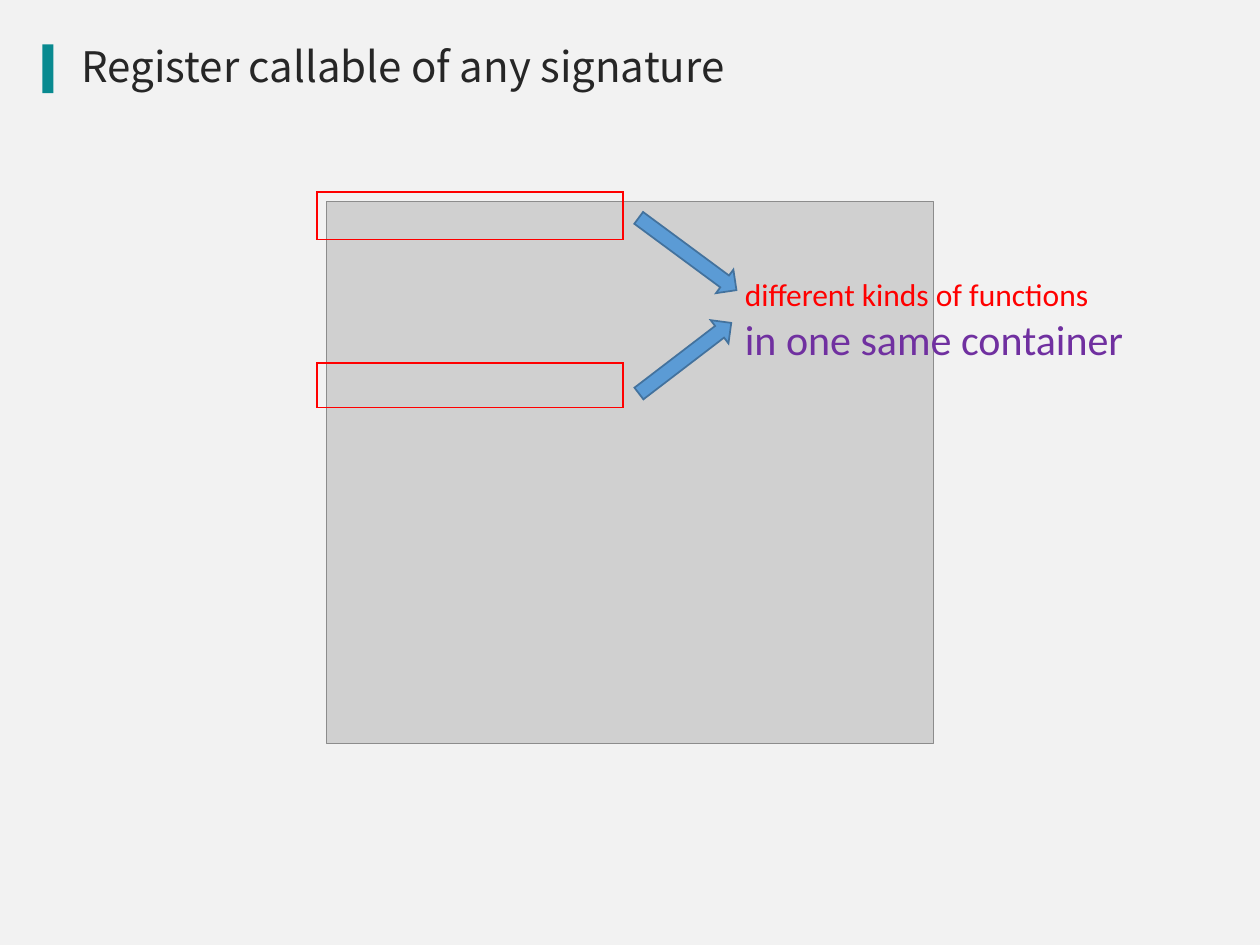
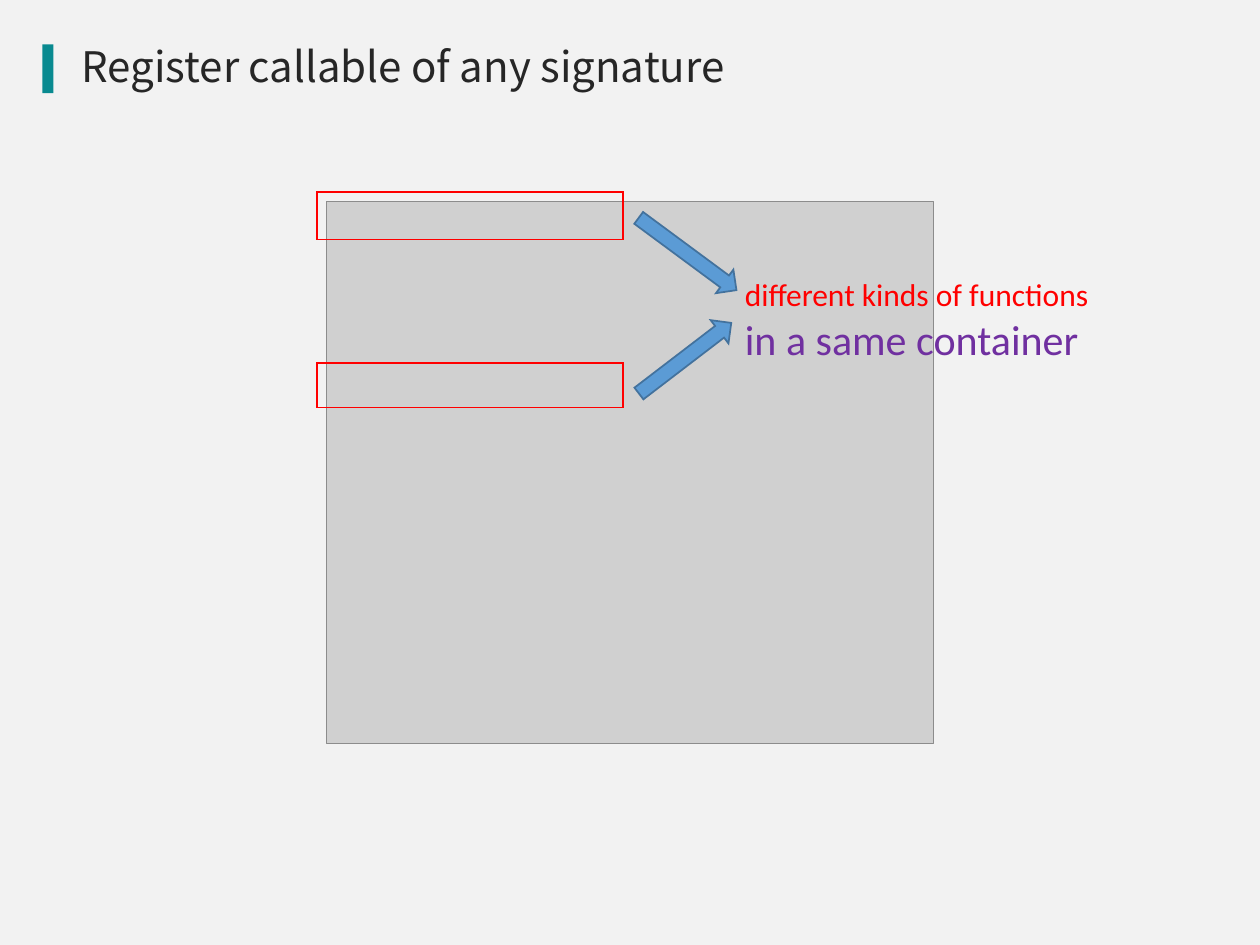
Before and after one commit to qicosmos/cppnow2017-ppt, a slide deck: slide 11 of An easy to use RPC framework implemented by c++11 and c++14.pptx. Drawn at 1260x945 pixels with LibreOffice and Linux fonts; fonts in the diff are those of the drawing; grey boxes stand for pictures; background and template pictures are left out. Boxes give left, top, right and bottom in pixels: in the first picture for what was removed or moved away, otherwise in the second. Text is boxed around its words. In the diff, an @@ line names an element or a change of style, - is before the commit and + after.

```diff
--- a/An easy to use RPC framework implemented by c++11 and c++14.pptx
+++ b/An easy to use RPC framework implemented by c++11 and c++14.pptx
@@ text at (745, 320, 1078, 365): text changed @@
-in one same container
+in a same container
```
Also in this commit, not shown: 6 other slides changed.
